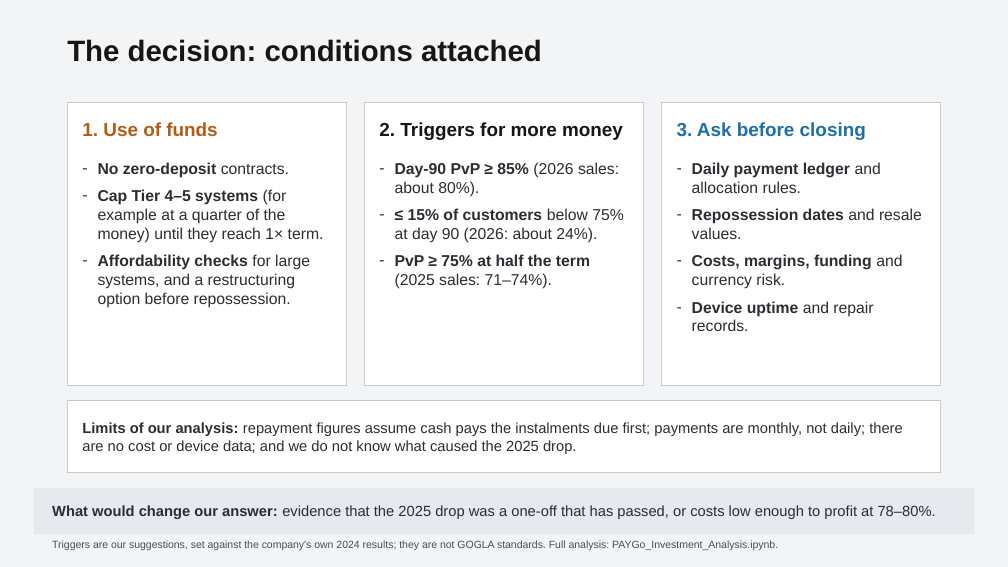
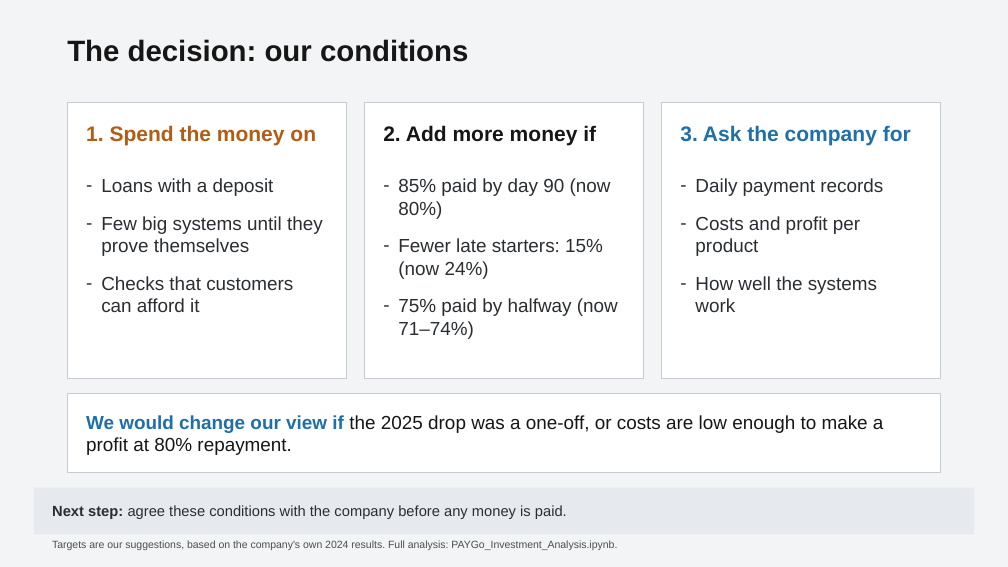
Before and after one commit to chilalaabubakar/EDA, a slide deck: slide 10 of case_study_5_paygo/Case_5_-_Decision_Briefing.pptx. Drawn at 1008x567 pixels with LibreOffice and Linux fonts; fonts in the diff are those of the drawing. Boxes give left, top, right and bottom in pixels: in the first picture for what was removed or moved away, otherwise in the second. Text is boxed around its words. In the diff, an @@ line names an element or a change of style, - is before the commit and + after.

```diff
--- a/case_study_5_paygo/Case_5_-_Decision_Briefing.pptx
+++ b/case_study_5_paygo/Case_5_-_Decision_Briefing.pptx
@@ text at (67,39,468,62): text changed @@
-The decision: conditions attached
+The decision: our conditions
@@ rectangle: place and size @@
-rectangle at (67,102,346,386)
+rectangle at (67,102,346,378)
@@ rectangle: place and size @@
-rectangle at (364,102,644,386)
+rectangle at (364,102,644,378)
@@ rectangle: place and size @@
-rectangle at (662,102,941,386)
+rectangle at (662,102,941,378)
@@ text at (86,125,316,146): text changed; size 18 to 20 pt @@
-1. Use of funds
+1. Spend the money on
@@ text at (383,125,596,146): text changed; size 18 to 20 pt @@
-2. Triggers for more money
+2. Add more money if
@@ text at (680,125,911,146): text changed; size 18 to 20 pt @@
-3. Ask before closing
+3. Ask the company for
@@ text at (101,178,323,312): text changed; size 15 to 18 pt @@
-– No zero-deposit contracts.
-– Cap Tier 4–5 systems (for example at a quarter of the money) until they reach 1× term.
-– Affordability checks for large systems, and a restructuring option before repossession.
+– Loans with a deposit
+– Few big systems until they prove themselves
+– Checks that customers can afford it
@@ text at (398,178,618,339): text changed; size 15 to 18 pt @@
-– Day-90 PvP ≥ 85% (2026 sales: about 80%).
-– ≤ 15% of customers below 75% at day 90 (2026: about 24%).
-– PvP ≥ 75% at half the term (2025 sales: 71–74%).
+– 85% paid by day 90 (now 80%)
+– Fewer late starters: 15% (now 24%)
+– 75% paid by halfway (now 71–74%)
@@ text at (695,178,883,312): text changed; size 15 to 18 pt; bold off @@
-– Daily payment ledger and allocation rules.
-– Repossession dates and resale values.
-– Costs, margins, funding and currency risk.
-– Device uptime and repair records.
+– Daily payment records
+– Costs and profit per product
+– How well the systems work
@@ rectangle: place and size @@
-rectangle at (67,401,941,473)
+rectangle at (67,393,941,473)
@@ text at (86,415,884,455): text changed; size 14 to 18 pt; text colour #2A2E33 to #161616 @@
-Limits of our analysis: repayment figures assume cash pays the instalments due first; payments are monthly, not daily; there are no cost or device data; and we do not know what caused the 2025 drop.
+We would change our view if the 2025 drop was a one-off, or costs are low enough to make a profit at 80% repayment.
@@ text at (52,505,567,519): text changed @@
-What would change our answer: evidence that the 2025 drop was a one-off that has passed, or costs low enough to profit at 78–80%.
+Next step: agree these conditions with the company before any money is paid.
@@ text at (52,540,617,550): text changed @@
-Triggers are our suggestions, set against the company's own 2024 results; they are not GOGLA standards. Full analysis: PAYGo_Investment_Analysis.ipynb.
+Targets are our suggestions, based on the company's own 2024 results. Full analysis: PAYGo_Investment_Analysis.ipynb.
```
Also in this commit, not shown: 8 other slides changed.
